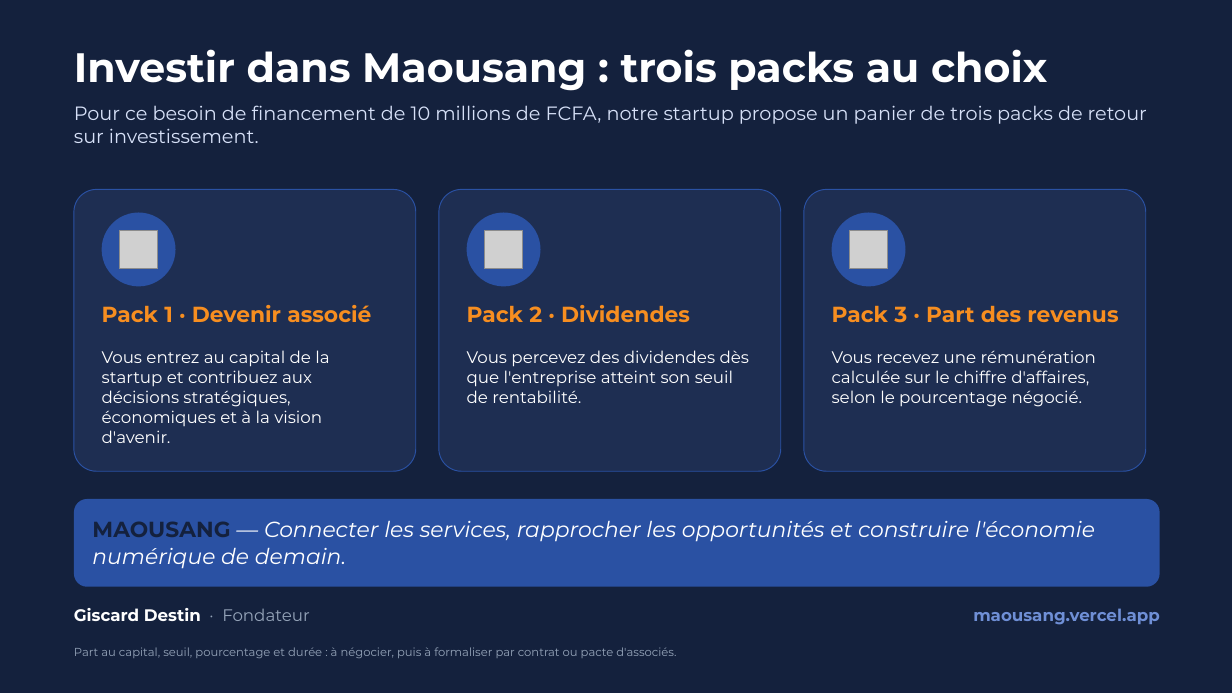
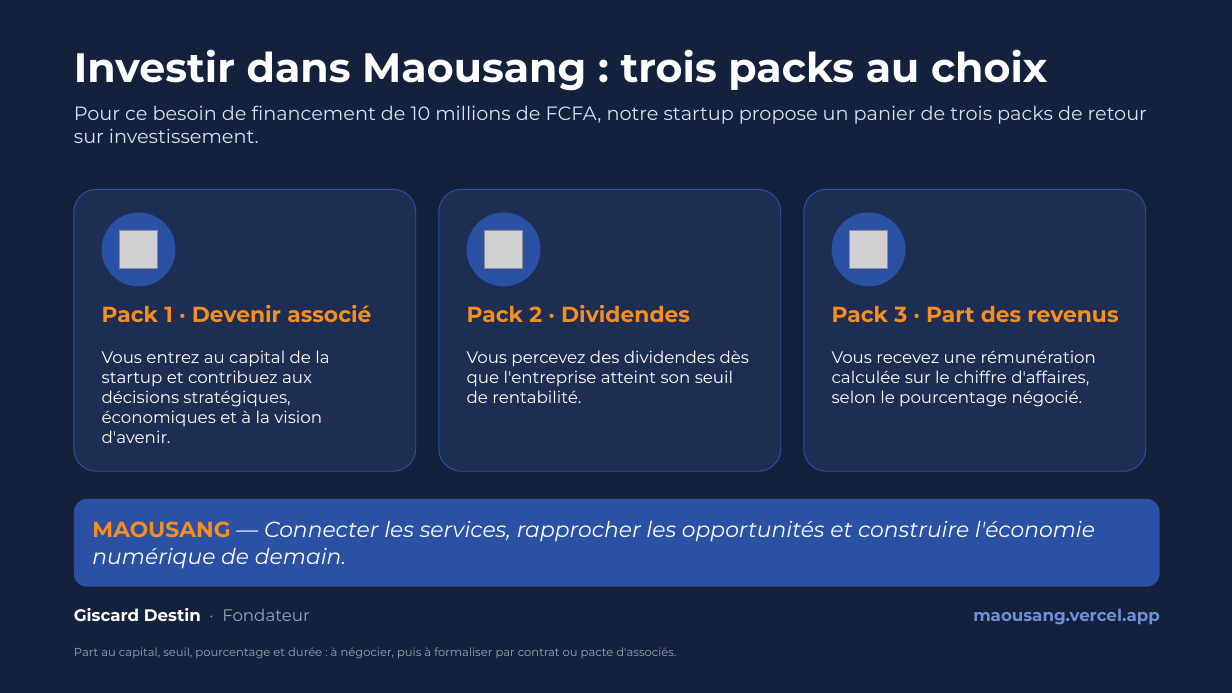
Before and after one commit to Mgdestin235/humanizer, a slide deck: slide 10 of maousang/livrables/MAOUSANG_PITCH_5MIN.pptx. Drawn at 1232x693 pixels with LibreOffice and Linux fonts; fonts in the diff are those of the drawing; grey boxes stand for pictures. Boxes give left, top, right and bottom in pixels: in the first picture for what was removed or moved away, otherwise in the second. Text is boxed around its words. In the diff, an @@ line names an element or a change of style, - is before the commit and + after.

```diff
--- a/maousang/livrables/MAOUSANG_PITCH_5MIN.pptx
+++ b/maousang/livrables/MAOUSANG_PITCH_5MIN.pptx
@@ text "MAOUSANG — Connecter les services, ..." at <box>92,520,1095,569</box>: text colour #14213D to #F78E20 in "MAOUSANG" @@
```
Also in this commit, not shown: 4 other slides changed, 5 other files.
